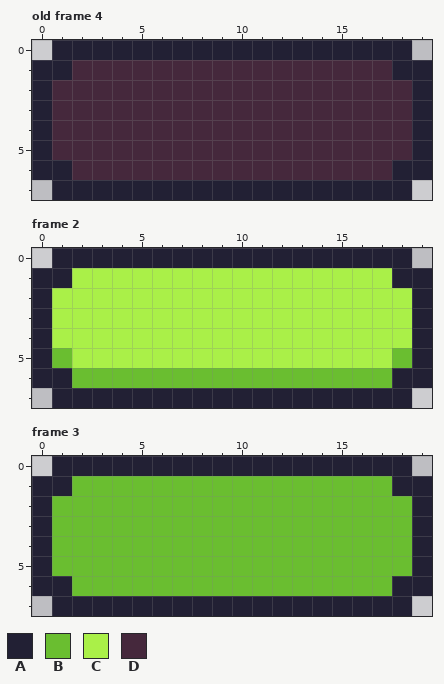
One commit to this pixel-art file: Sprites/asprite/map_5_10x.aseprite. Above is the file before it was changed.
20x8 pixels, 4 frames. Shown: old frame 4, frame 2, frame 3. The commit also changed other frames, which this record leaves out.
Palette (. is transparent): A #222034  B #6abe30  C #aaf048  D #45283c
The same view after the edit:
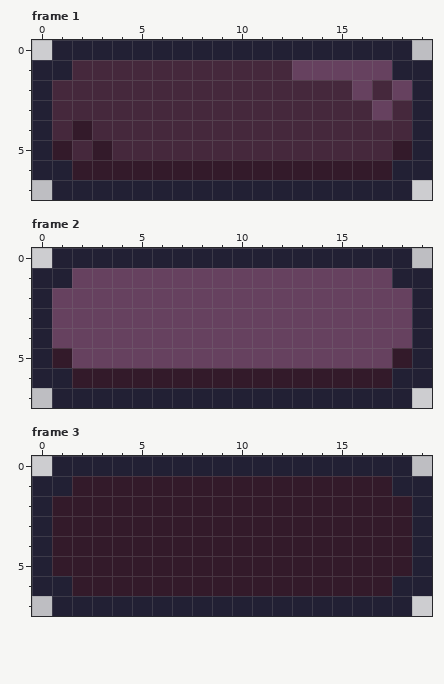
A new or re-ordered frame is compared with the old frame closest to it.
Change:
frames re-ordered
colour B: #6abe30 -> #331a2a
colour C: #aaf048 -> #66415f
Changed rows in their new state; - is a pixel that keeps its letter.
Frame 1 against old frame 4:
first column x 1:
1 ------------CCCCC-
2 ---------------C-C
3 ----------------C-
4 -B----------------
5 B-B--------------B
6 -BBBBBBBBBBBBBBBB-
Changed places in both pictures, as pixel boxes (x1, y1, x2, y2):
changed: (52, 60, 412, 180)
changed: (52, 268, 412, 388)
changed: (52, 476, 412, 596)
